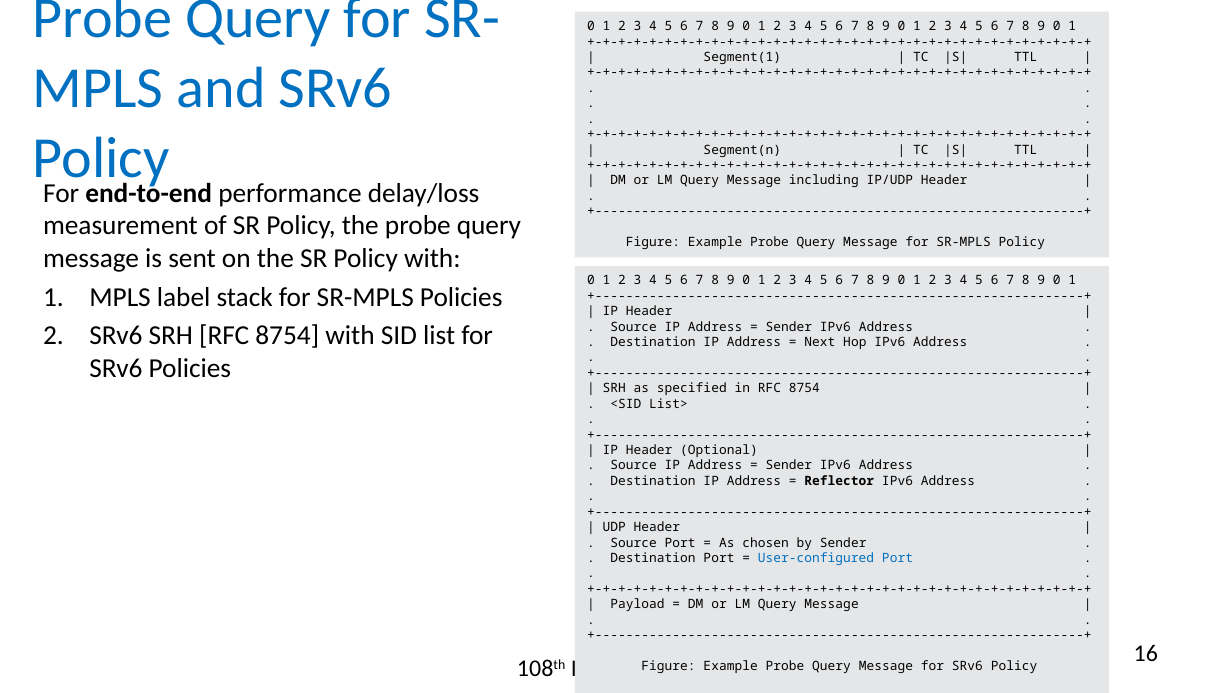
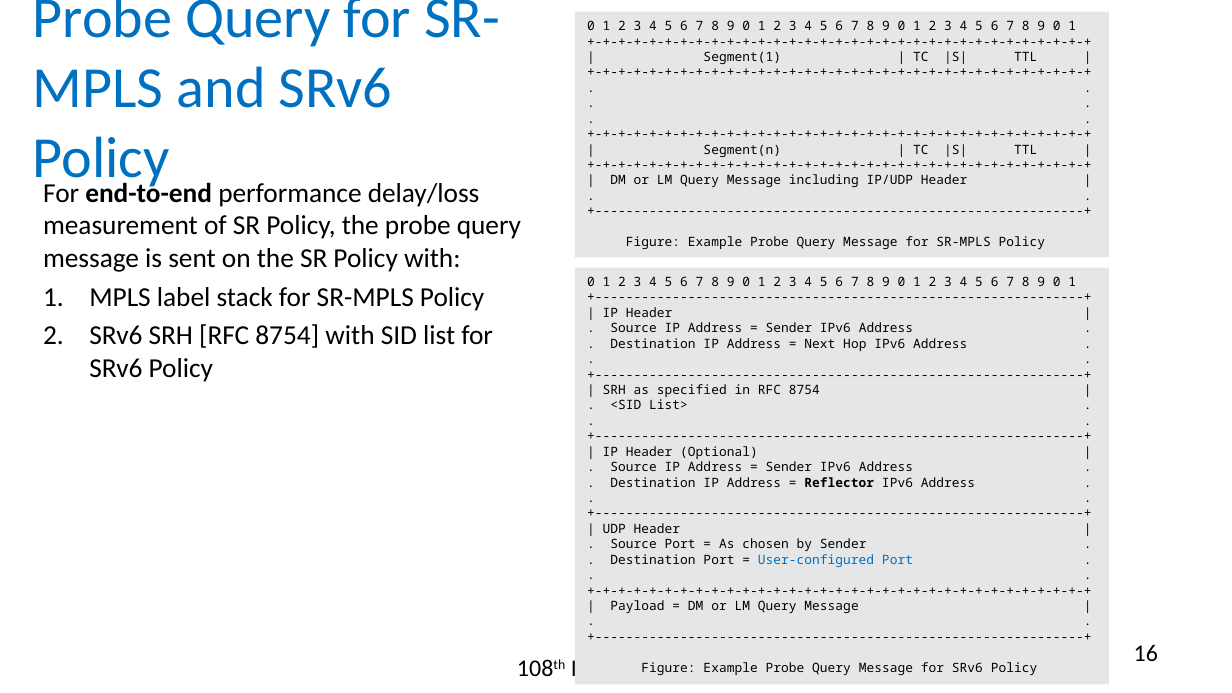
Before and after one commit to rakgandhi/ietf-slides, a slide deck: slide 16 of draft-gandhi-spring-stamp-srpm-01.pptx. Drawn at 1232x693 pixels with LibreOffice and Linux fonts; fonts in the diff are those of the drawing. Boxes give left, top, right and bottom in pixels: in the first picture for what was removed or moved away, otherwise in the second. Text is boxed around its words. In the diff, an @@ line names an element or a change of style, - is before the commit and + after.

```diff
--- a/draft-gandhi-spring-stamp-srpm-01.pptx
+++ b/draft-gandhi-spring-stamp-srpm-01.pptx
@@ rectangle "0 1 2 3 4 ...": place and size @@
-rectangle "0 1 2 3 4 ..." at bbox=[575, 266, 1109, 693]
+rectangle "0 1 2 3 4 ..." at bbox=[575, 267, 1109, 684]
@@ text at bbox=[89, 287, 493, 382]: text changed @@
-1. MPLS label stack for SR-MPLS Policies
-2. SRv6 SRH [RFC 8754] with SID list for SRv6 Policies
+1. MPLS label stack for SR-MPLS Policy
+2. SRv6 SRH [RFC 8754] with SID list for SRv6 Policy
```
Also in this commit, not shown: 1 other slide changed, 3 other files.
